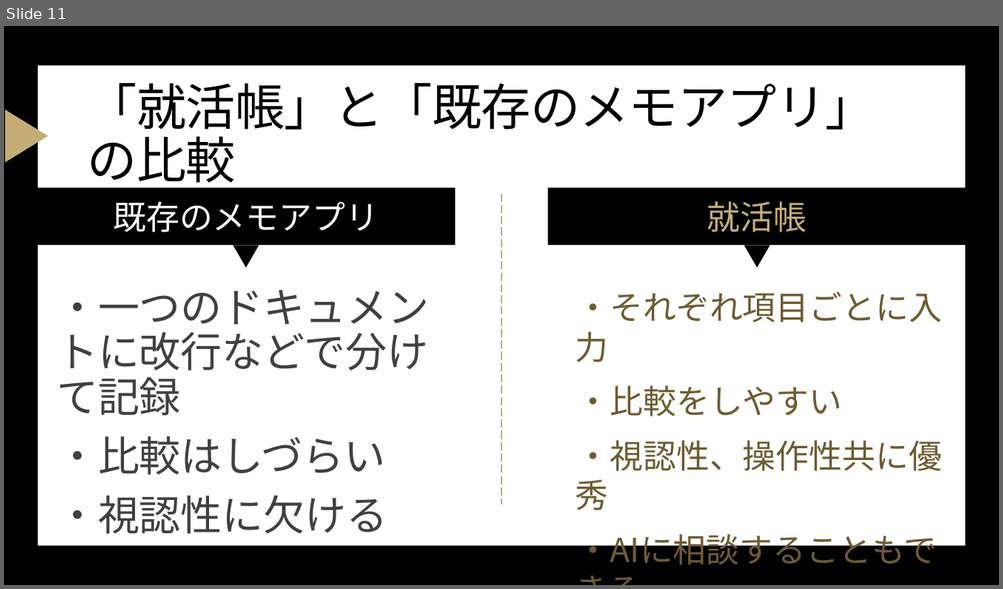
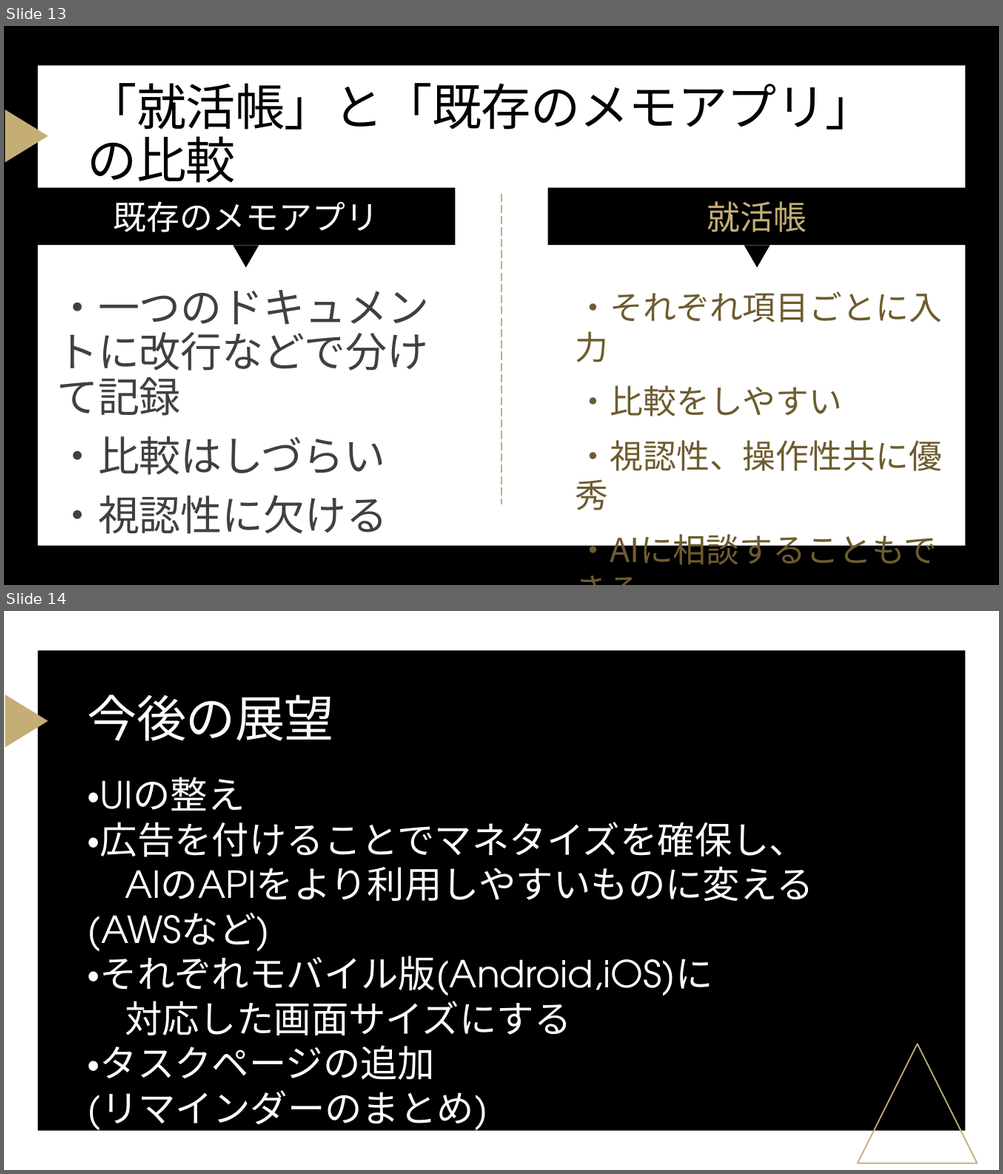
Before and after one commit to mottiriOMOTI/Mobile-development2026, a slide deck: 就活帳.pptx. Shown one above the other, each under a label of ours: slide 11 before the commit, slides 13 and 14 after it. The pictures are 1003x589 and 1003x1174 pixels, drawn with LibreOffice and Linux fonts; fonts in the diff are those of the drawing. Boxes give left, top, right and bottom in pixels: in the first picture for what was removed or moved away, otherwise in the second. Text is boxed around its words. In the diff, an @@ line names an element or a change of style, - is before the commit and + after.

```diff
--- a/就活帳.pptx
+++ b/就活帳.pptx
@@ slide 14 added at [4,611,999,1170], background #FFFFFF; not listed: 1 template element that a slide beside it also shows @@
@@ rectangle added at [37,650,965,1131], fill #000000 @@
@@ title added at [88,695,334,741], 48 pt, text #FFFFFF @@
+今後の展望
@@ text added at [88,777,814,1140], 36 pt, text #FFFFFF @@
+・UIの整え
+・広告を付けることでマネタイズを確保し、
+AIのAPIをより利用しやすいものに変える(AWSなど)
+・それぞれモバイル版(Android,iOS)に
+対応した画面サイズにする
+・タスクページの追加
+(リマインダーのまとめ)
@@ triangle added at [857,1045,977,1164], outline #C4AE75 1.25 pt @@
@@ what was slide 11 is now slide 13 @@
```
Also in this commit, not shown: 2 slides changed, 2 other slides added, 12 other files.
